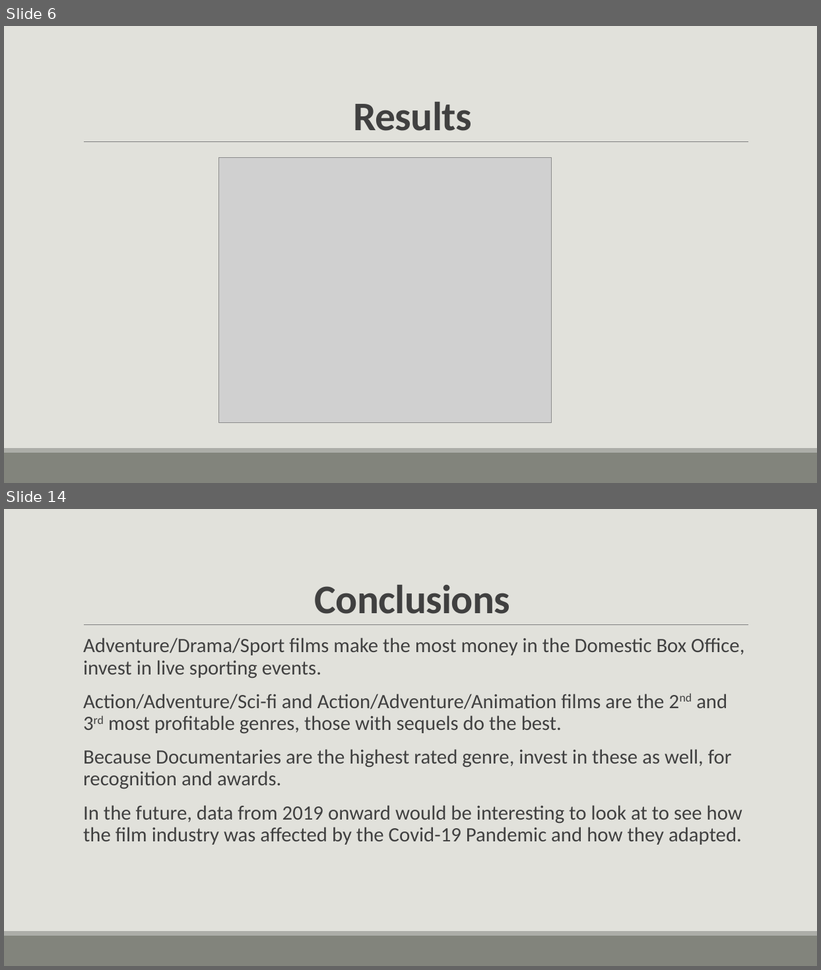
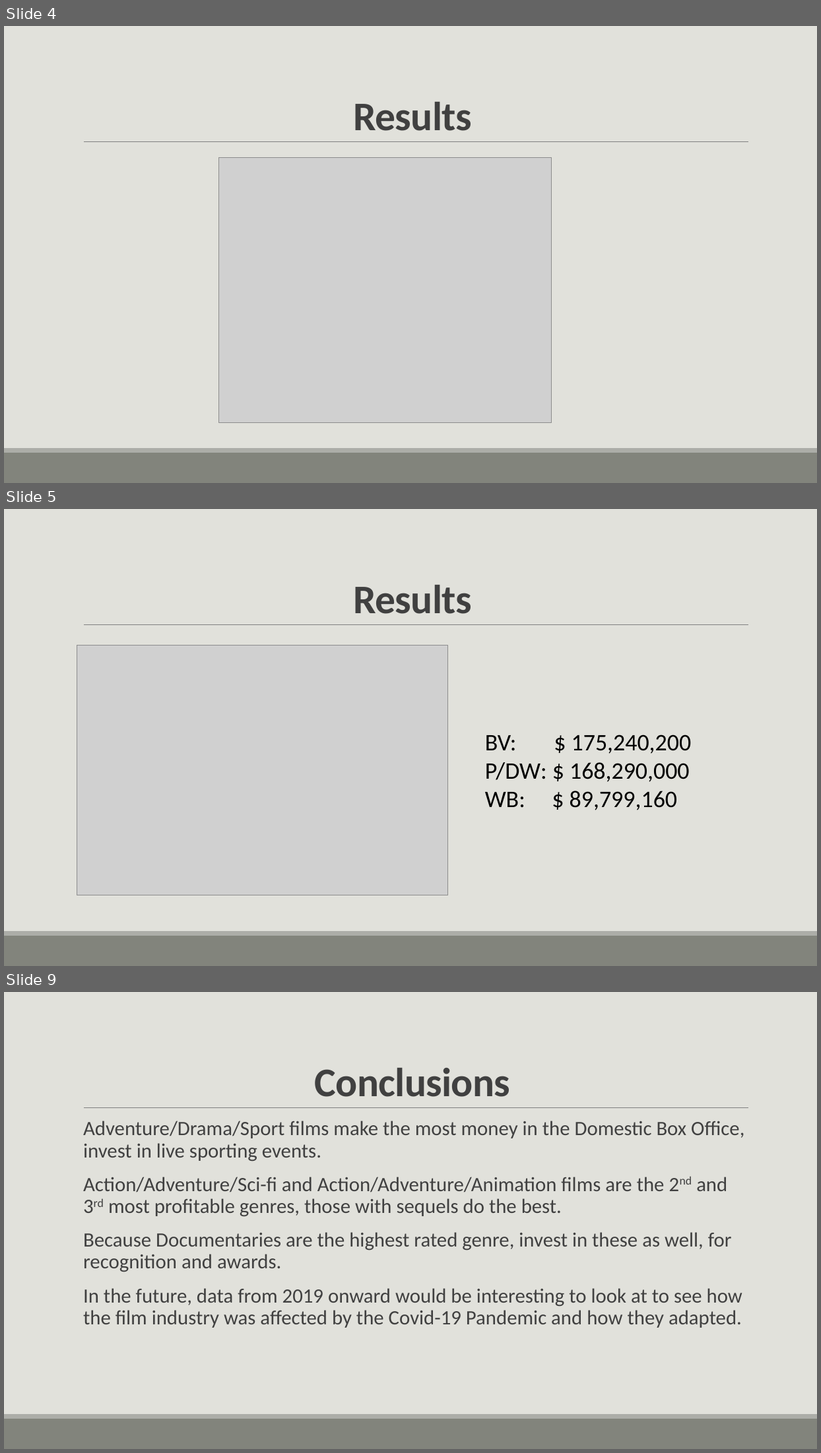
Before and after one commit to turtleduck18/phase-1-project, a slide deck: Flatiron Data Science Phase 1 Project.pptx. Shown one above the other, each under a label of ours: slides 6 and 14 before the commit, slides 4, 5 and 9 after it; the slides between them are not shown. The pictures are 821x970 and 821x1453 pixels, drawn with LibreOffice and Linux fonts; fonts in the diff are those of the drawing; grey boxes stand for pictures. Boxes give left, top, right and bottom in pixels: in the first picture for what was removed or moved away, otherwise in the second. Text is boxed around its words. In the diff, an @@ line names an element or a change of style, - is before the commit and + after.

```diff
--- a/Flatiron Data Science Phase 1 Project.pptx
+++ b/Flatiron Data Science Phase 1 Project.pptx
@@ slide 5 added at (4, 509, 817, 966), background #E1E1DB; not listed: 3 template elements that a slide beside it also shows @@
@@ title added at (353, 585, 471, 614), 48 pt, text #404040, bold @@
+Results
@@ picture added at (77, 646, 448, 896) @@
@@ text added at (485, 735, 692, 811), 28 pt, text #000000 @@
+BV: $ 175,240,200
+P/DW: $ 168,290,000
+WB: $ 89,799,160
@@ what was slide 6 is now slide 4 @@
@@ what was slide 14 is now slide 9 @@
```
Also in this commit, not shown: 3 slides changed, 2 other slides added, 8 slides removed, 20 other files.
